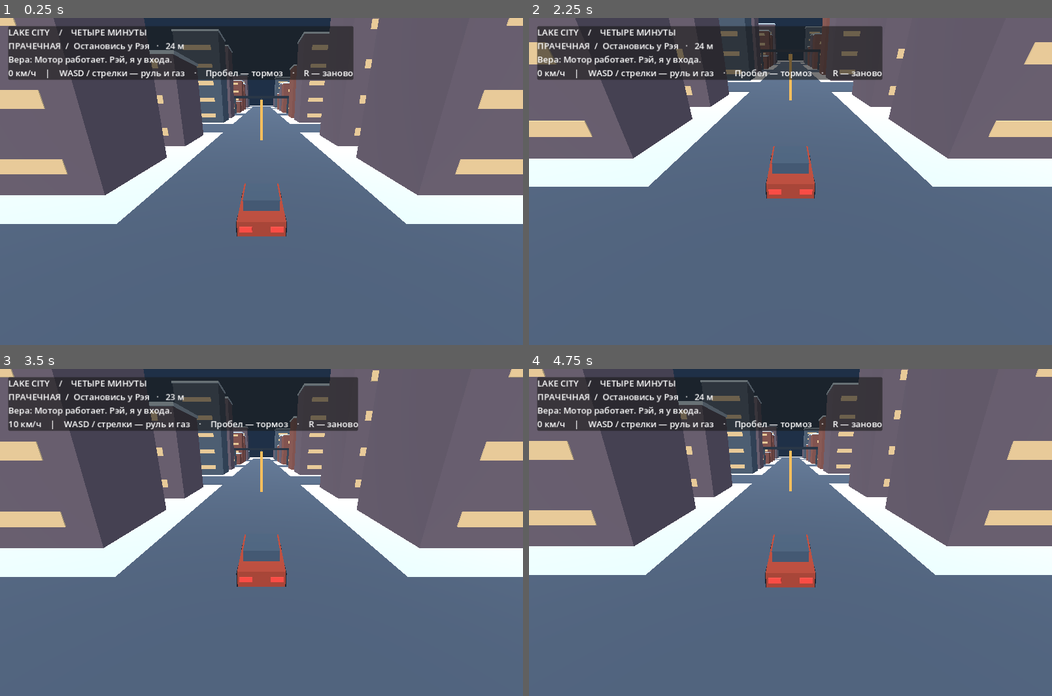
Above: before the commit, frames 1-4 (two rows, left to right).
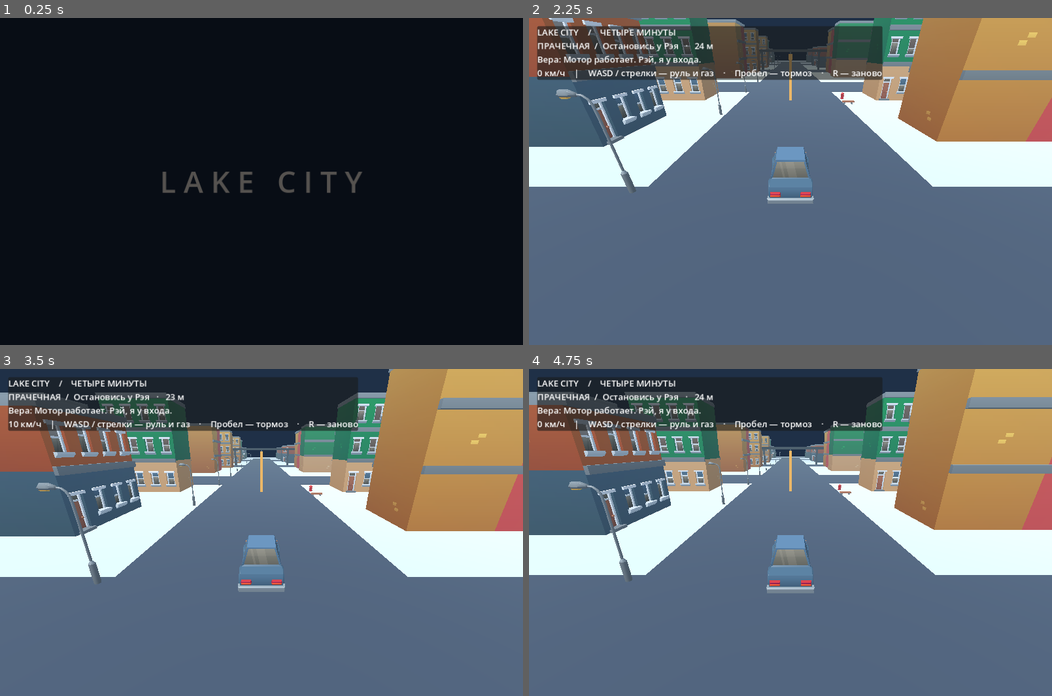
Above: after the commit, the same moments.

Repository: FixReinYT/GTA-VII-
Game: Godot game, scene res://menu.tscn
Same seed, same stepped clock (60 frames per second), same inputs: the game is played once before the commit and once after it. Before the commit the project starts from res://city.tscn.
Inputs (mouse positions are in pixels of both pictures, inside the frame that each line leads up to):
- Up to frame 1 (0.25 s): no input
- Up to frame 2 (2.25 s): tap Enter at 0.5 s; move the mouse to (905, 165) at 0.52 s; hold Right (ui_right) 0.53-1.28 s; hold R 0.53-1.28 s; click (905, 165) at 0.67 s; tap Space at 0.77, 1.25, 1.52 s; move the mouse to (685, 197) at 1.27 s; hold Down (ui_down) 1.28-2.03 s; tap R at 1.35 s; click (685, 197) at 1.42 s; move the mouse to (842, 109) at 2.02 s; hold Right (ui_right) from 2.03 s (still down); hold R from 2.03 s (still down); click (842, 109) at 2.17 s
- Up to frame 3 (3.5 s): tap Enter at 2.75 s; move the mouse to (235, 597) at 2.77 s; release Right (ui_right) at 2.78 s; release R at 2.78 s; hold Up (ui_up) from 2.78 s (still down); tap R at 2.85 s; click (235, 597) at 2.92 s; tap Space at 3.02 s
- Up to frame 4 (4.75 s): move the mouse to (947, 581) at 3.52 s; release Up (ui_up) at 3.53 s; hold Left (ui_left) 3.53-4.25 s; hold R 3.53-4.25 s; click (947, 581) at 3.67 s; tap Space at 3.77 s; tap Escape (ui_cancel) at 4.15 s; click (759, 545) at 4.25 s, where only the run after the commit has a clickable "Продолжить"

The runs differ from the first frame. In frame 1, 98% of the frame differs, in the area x 0-100%, y 0-100%; in frame 2, 27%; in frame 3, 37%; in frame 4, 37%.

Commit message:
Introduce illustrated front end, sound ident and KayKit city models

Diff:
--- a/city.gd
+++ b/city.gd
@@ -41,14 +41,38 @@
 		wall.add_child(shape)
 	return mesh
 
-func vehicle(body: Node3D, paint: String):
-	block(body,Vector3(0,0.8,0),Vector3(2.1,0.75,4.4),paint)
-	block(body,Vector3(0,1.4,0.2),Vector3(1.7,0.65,2.1),"415467")
-	for side in [-1,1]:
-		for axle in [-1,1]:
-			block(body,Vector3(side*1.03,0.45,axle*1.35),Vector3(0.24,0.7,0.8),"171d25")
-		block(body,Vector3(side*0.68,0.8,2.22),Vector3(0.55,0.24,0.07),"ff463b")
-		block(body,Vector3(side*0.68,0.8,-2.22),Vector3(0.55,0.24,0.07),"ffe8ad")
+func model(parent: Node3D, asset: String, pos: Vector3, factor: float) -> Node3D:
+	var scene: PackedScene = load("res://art/kaykit/%s.gltf" % asset)
+	var visual: Node3D = scene.instantiate()
+	parent.add_child(visual)
+	visual.position = pos
+	visual.scale = Vector3.ONE * factor
+	return visual
+
+func vehicle(body: Node3D, asset: String):
+	var visual := model(body,asset,Vector3.UP*0.31,5.0)
+	visual.rotation.y = PI
+
+func _unhandled_key_input(event):
+	if event.is_action_pressed("ui_cancel"):
+		var pause_screen := AcceptDialog.new()
+		pause_screen.process_mode = Node.PROCESS_MODE_ALWAYS
+		add_child(pause_screen)
+		pause_screen.title = "Lake City"
+		pause_screen.dialog_text = "Игра на паузе"
+		pause_screen.ok_button_text = "Продолжить"
+		pause_screen.add_button("Главное меню",true,"menu")
+		var resume := func():
+			get_tree().paused = false
+			pause_screen.queue_free()
+		pause_screen.confirmed.connect(resume)
+		pause_screen.canceled.connect(resume)
+		pause_screen.custom_action.connect(func(_id):
+			get_tree().paused = false
+			get_tree().change_scene_to_file("res://menu.tscn"))
+		get_tree().paused = true
+		pause_screen.popup_centered()
+		get_viewport().set_input_as_handled()
 
 func _ready():
 	var light := DirectionalLight3D.new()
@@ -59,6 +83,9 @@
 	world.environment.ambient_light_source = Environment.AMBIENT_SOURCE_COLOR
 	world.environment.ambient_light_color = Color("bbcee6")
 	world.environment.ambient_light_energy = 0.85
+	world.environment.fog_enabled = true
+	world.environment.fog_light_color = Color("708794")
+	world.environment.fog_density = 0.005
 	add_child(world)
 	block(self,Vector3(30,-0.55,-70),Vector3(340,1,340),"d3e4eb")
 	for x in [-64,0,64,128]:
@@ -71,16 +98,27 @@
 		for z in range(-184,28,16):
 			if absi(x)%64 < 12 or mini(mini(absi(z+40),absi(z+88)),mini(absi(z+148),absi(z-8))) < 12:
 				continue
-			var h := rng.randf_range(5,26)
-			block(self,Vector3(x,h/2,z),Vector3(11,h,10),["834f46","685963","4c5967"][rng.randi_range(0,2)],true)
-			block(self,Vector3(x,h,z),Vector3(11.4,0.4,10.4),"e4eff4")
-			for y in range(2,int(h),4):
-				block(self,Vector3(x,y,z+5.01),Vector3(7,1,0.1),"edc58b")
+			var kinds := ["building_A_withoutBase","building_B_withoutBase","building_D_withoutBase","building_F_withoutBase"]
+			var building := model(self,kinds[rng.randi_range(0,3)],Vector3(x,0,z),5.4)
+			building.rotation.y = rng.randi_range(0,3)*PI/2
+			var wall := StaticBody3D.new()
+			add_child(wall)
+			wall.position = Vector3(x,3,z)
+			var collider := CollisionShape3D.new()
+			var box := BoxShape3D.new()
+			box.size = Vector3(10.5,6,10.5)
+			collider.shape = box
+			wall.add_child(collider)
+	for z in range(-175,25,16):
+		for x in [-8,72]:
+			model(self,"streetlight",Vector3(x,0,z),5)
+	for prop in [["firehydrant",8,-25],["bench",8,-21],["dumpster",73,-150]]:
+		model(self,prop[0],Vector3(prop[1],0,prop[2]),4)
 	for x in range(-72,145,12):
 		block(self,Vector3(x,3.5,-94),Vector3(0.8,7,0.8),"384450",true)
 	block(self,Vector3(32,7,-94),Vector3(226,1,5),"26313e")
 	add_child(car)
-	vehicle(car,"aa402f")
+	vehicle(car,"car_sedan")
 	var collider := CollisionShape3D.new()
 	var shape := BoxShape3D.new()
 	shape.size = Vector3(2.2,1.5,4.4)
@@ -88,7 +126,7 @@
 	car.add_child(collider)
 	collider.position.y = 0.85
 	add_child(patrol)
-	vehicle(patrol,"dbdfe3")
+	vehicle(patrol,"car_police")
 	beacon = block(patrol,Vector3(0,1.85,0.2),Vector3(1.35,0.23,0.45),"ff463b")
 	patrol.hide()
 	add_child(marker)
@@ -96,6 +134,7 @@
 	marker.position = ROUTE[0]
 	add_child(camera)
 	camera.current = true
+	camera.far = 400
 	camera.position = Vector3(0,6,10)
 	camera.look_at(car.position)
 	var panel := PanelContainer.new()
@@ -139,7 +178,7 @@
 			else:
 				patrol.look_at(dest)
 				patrol.position = patrol.position.move_toward(dest,14*dt)
-		beacon.material_override = materials["ff463b"] if fmod(clock,0.4)<0.2 else materials["ffe8ad"]
+		beacon.visible = fmod(clock,0.4)<0.2
 		capture = maxf(0,capture+dt*(1 if patrol.position.distance_to(car.position)<5 else -2))
 		if capture > 4:
 			ended = true
--- /dev/null
+++ b/menu.gd
@@ -0,0 +1,104 @@
+extends Control
+
+const GOLD := Color("#ffbc69")
+var intro := Control.new()
+var screen := Control.new()
+var actions := VBoxContainer.new()
+var details := Label.new()
+var start_button: Button
+var showing_intro := true
+var elapsed := 0.0
+
+func fill(parent: Control, item: Control):
+	parent.add_child(item)
+	item.set_anchors_and_offsets_preset(Control.PRESET_FULL_RECT)
+
+func caption(parent: Control, words: String, pos: Vector2, size_px: int, tint: Color) -> Label:
+	var label := Label.new()
+	parent.add_child(label)
+	label.text = words
+	label.position = pos
+	label.add_theme_font_size_override("font_size",size_px)
+	label.modulate = tint
+	return label
+
+func _ready():
+	fill(self,screen)
+	var backdrop := TextureRect.new()
+	backdrop.texture = preload("res://art/night.webp")
+	backdrop.expand_mode = TextureRect.EXPAND_IGNORE_SIZE
+	backdrop.stretch_mode = TextureRect.STRETCH_KEEP_ASPECT_COVERED
+	fill(screen,backdrop)
+	var shade := TextureRect.new()
+	var ramp := Gradient.new()
+	ramp.colors = PackedColorArray([Color("#07101b"),Color("#081323ec"),Color("#07111d22")])
+	ramp.offsets = PackedFloat32Array([0,0.39,1])
+	var grad := GradientTexture2D.new()
+	grad.gradient = ramp
+	grad.fill_to = Vector2(1,0)
+	shade.texture = grad
+	fill(screen,shade)
+	caption(screen,"ЛЕЙК-СИТИ    /    СЮЖЕТНЫЙ РЕЖИМ",Vector2(52,63),15,GOLD)
+	caption(screen,"LAKE CITY",Vector2(47,98),82,Color.WHITE)
+	caption(screen,"Четыре минуты",Vector2(54,200),26,Color.WHITE)
+	screen.add_child(actions)
+	actions.position = Vector2(52,295)
+	actions.add_theme_constant_override("separation",9)
+	start_button = choice("Начать историю",func(): get_tree().change_scene_to_file("res://city.tscn"))
+	choice("Управление",func(): details.text = "WASD / стрелки — движение   ·   Пробел — тормоз\nEsc — пауза   ·   R — начать миссию заново")
+	choice("Во весь экран",func(): DisplayServer.window_set_mode(DisplayServer.WINDOW_MODE_WINDOWED if DisplayServer.window_get_mode()==DisplayServer.WINDOW_MODE_FULLSCREEN else DisplayServer.WINDOW_MODE_FULLSCREEN))
+	choice("Выйти",func(): get_tree().quit())
+	screen.add_child(details)
+	details.position = Vector2(53,545)
+	details.text = "Забери Рэя у прачечной."
+	fill(self,intro)
+	var black := ColorRect.new()
+	black.color = Color("#080d15")
+	fill(intro,black)
+	var logo := caption(intro,"L A K E   C I T Y",Vector2.ZERO,58,Color.WHITE)
+	logo.horizontal_alignment = HORIZONTAL_ALIGNMENT_CENTER
+	logo.vertical_alignment = VERTICAL_ALIGNMENT_CENTER
+	logo.set_anchors_and_offsets_preset(Control.PRESET_FULL_RECT)
+	logo.modulate.a = 0
+	var anim := create_tween()
+	anim.tween_property(logo,"modulate",GOLD,0.8)
+	anim.tween_interval(0.6)
+	anim.tween_property(logo,"modulate:a",0.0,0.6)
+	var audio := AudioStreamPlayer.new()
+	add_child(audio)
+	audio.stream = preload("res://art/ident.wav")
+	audio.play()
+	screen.hide()
+
+func choice(words: String, action: Callable) -> Button:
+	var button := Button.new()
+	actions.add_child(button)
+	button.text = words
+	button.alignment = HORIZONTAL_ALIGNMENT_LEFT
+	button.custom_minimum_size = Vector2(300,43)
+	button.add_theme_font_size_override("font_size",20)
+	for state in ["normal","hover","focus","pressed"]:
+		var style := StyleBoxFlat.new()
+		style.bg_color = Color("#1b2b3eee") if state=="normal" else Color("#654529")
+		style.border_width_left = 3
+		style.border_color = Color("#425367") if state=="normal" else GOLD
+		style.content_margin_left = 16
+		button.add_theme_stylebox_override(state,style)
+	button.pressed.connect(action)
+	return button
+
+func finish_intro():
+	showing_intro = false
+	intro.hide()
+	screen.show()
+	start_button.grab_focus()
+
+func _process(dt):
+	elapsed += dt
+	if showing_intro and elapsed >= 2.2:
+		finish_intro()
+
+func _input(event):
+	if showing_intro and event.is_pressed() and (event is InputEventKey or event is InputEventMouseButton):
+		get_viewport().set_input_as_handled()
+		finish_intro()
--- /dev/null
+++ b/menu.tscn
@@ -0,0 +1,8 @@
+[gd_scene load_steps=2 format=3]
+[ext_resource type="Script" path="res://menu.gd" id="1"]
+[node name="FrontEnd" type="Control"]
+layout_mode = 3
+anchors_preset = 15
+anchor_right = 1.0
+anchor_bottom = 1.0
+script = ExtResource("1")
--- a/project.godot
+++ b/project.godot
@@ -1,7 +1,9 @@
 config_version=5
 [application]
 config/name="Lake City"
-run/main_scene="res://city.tscn"
+boot_splash/show_image=false
+boot_splash/bg_color=Color(0.03,0.05,0.08,1)
+run/main_scene="res://menu.tscn"
 [display]
 window/size/viewport_width=1024
 window/size/viewport_height=640
--- /dev/null
+++ b/qa/capture.gd
@@ -0,0 +1,21 @@
+extends SceneTree
+func _initialize():
+	run.call_deferred()
+
+func picture(path: String):
+	await RenderingServer.frame_post_draw
+	var image := root.get_texture().get_image()
+	if image.save_jpg(path,0.9) != OK:
+		quit(1)
+
+func run():
+	change_scene_to_file("res://menu.tscn")
+	await scene_changed
+	await create_timer(2.5).timeout
+	assert(current_scene.screen.visible)
+	await picture("build/Menu.jpg")
+	current_scene.start_button.pressed.emit()
+	await scene_changed
+	await create_timer(0.35).timeout
+	await picture("build/City.jpg")
+	quit()
Not shown, added: art/ident.wav.import
Not shown, added: art/kaykit/LICENSE.txt
Binary file added: art/kaykit/bench.bin
Not shown, added: art/kaykit/bench.gltf
Not shown, added: art/kaykit/bench.gltf.import
Binary file added: art/kaykit/building_A_withoutBase.bin
Not shown, added: art/kaykit/building_A_withoutBase.gltf
Not shown, added: art/kaykit/building_A_withoutBase.gltf.import
Binary file added: art/kaykit/building_B_withoutBase.bin
Not shown, added: art/kaykit/building_B_withoutBase.gltf
Not shown, added: art/kaykit/building_B_withoutBase.gltf.import
Binary file added: art/kaykit/building_D_withoutBase.bin
(and 27 more such lines)
